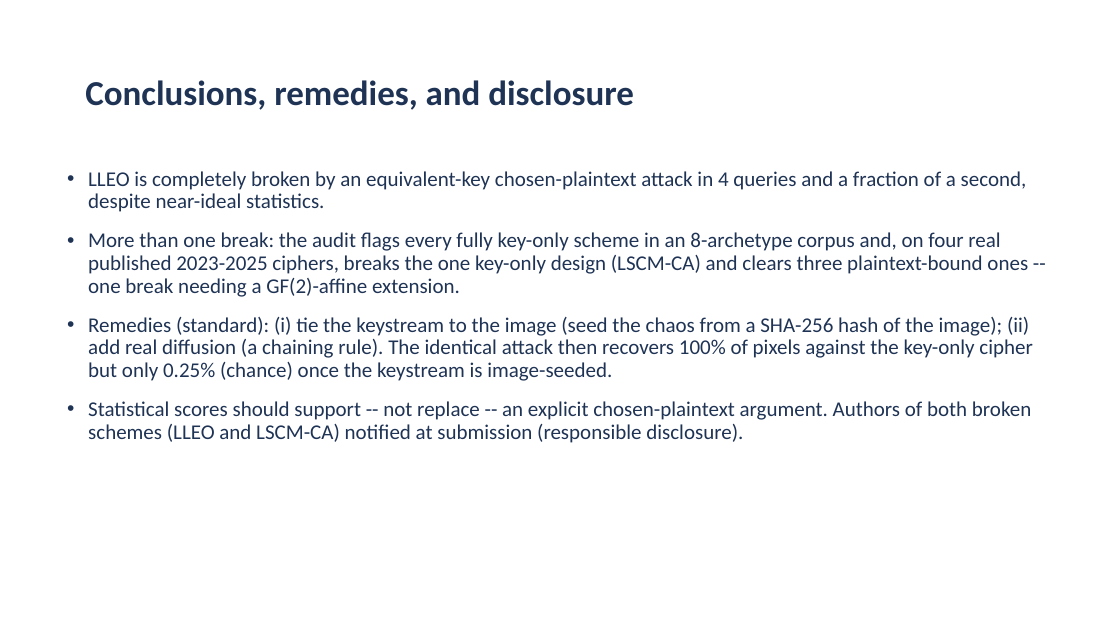
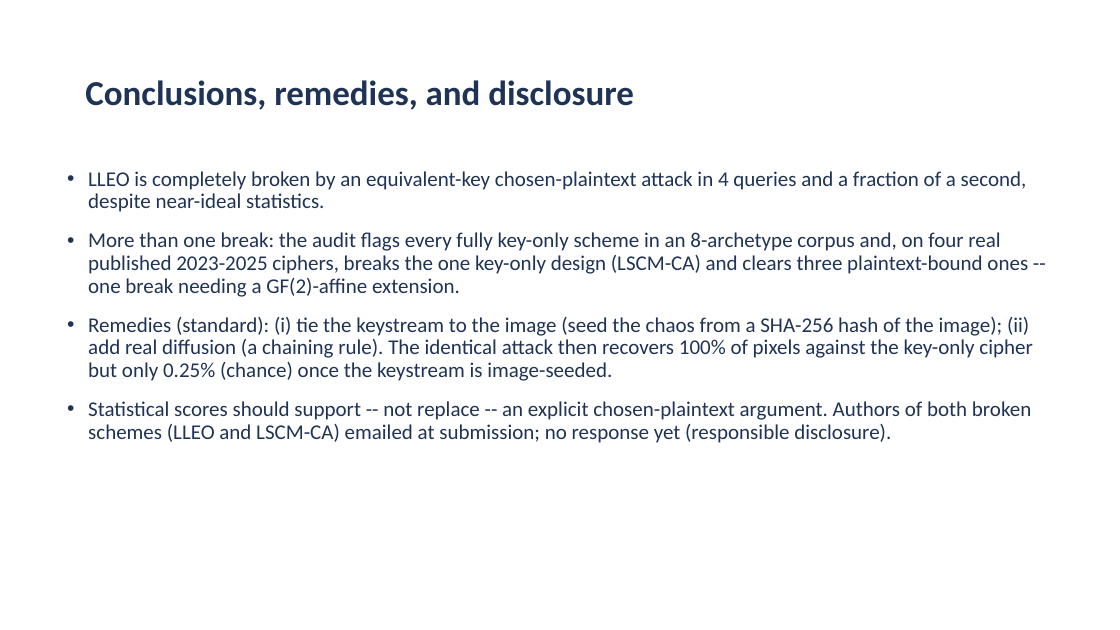
Before and after one commit to aiparallel0/chaoscrypt, a slide deck: slide 14 of papers/paper1-chaos-cpa/presentation.pptx. Drawn at 1120x630 pixels with LibreOffice and Linux fonts; fonts in the diff are those of the drawing; background and template pictures are left out. Boxes give left, top, right and bottom in pixels: in the first picture for what was removed or moved away, otherwise in the second. Text is boxed around its words. In the diff, an @@ line names an element or a change of style, - is before the commit and + after.

```diff
--- a/papers/paper1-chaos-cpa/presentation.pptx
+++ b/papers/paper1-chaos-cpa/presentation.pptx
@@ text at box(88, 401, 1031, 443): text changed @@
-• Statistical scores should support -- not replace -- an explicit chosen-plaintext argument. Authors of both broken schemes (LLEO and LSCM-CA) notified at submission (responsible disclosure).
+• Statistical scores should support -- not replace -- an explicit chosen-plaintext argument. Authors of both broken schemes (LLEO and LSCM-CA) emailed at submission; no response yet (responsible disclosure).
```
Also in this commit, not shown: 4 other files.
